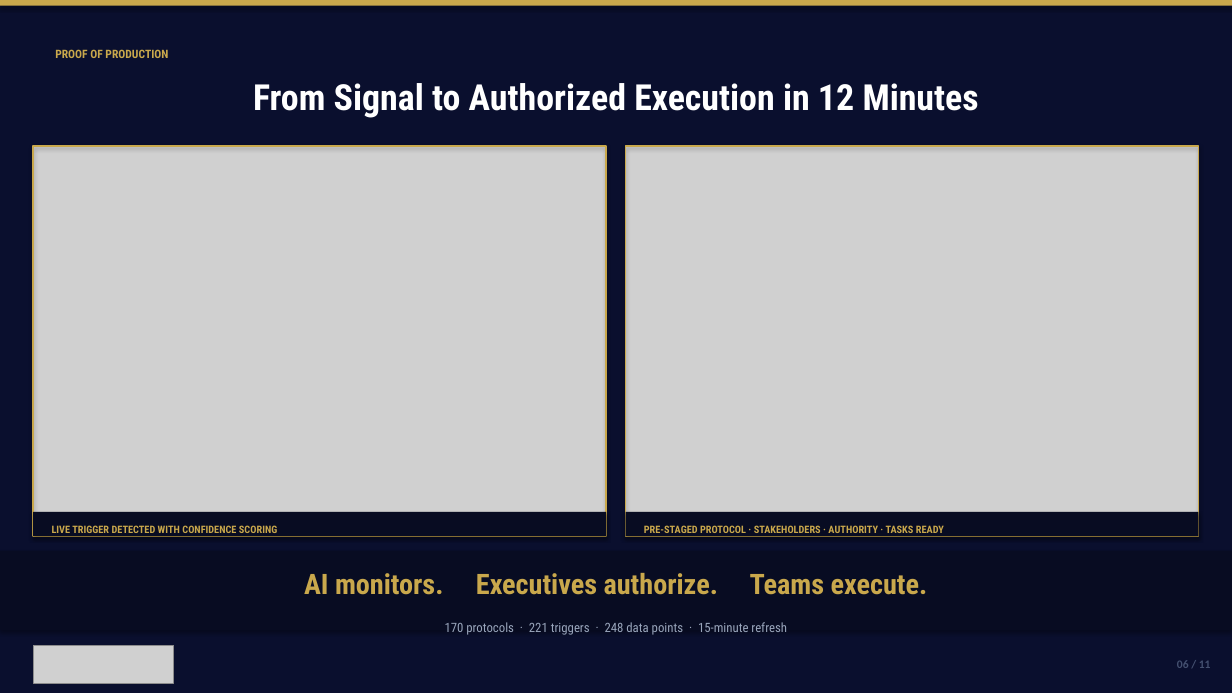
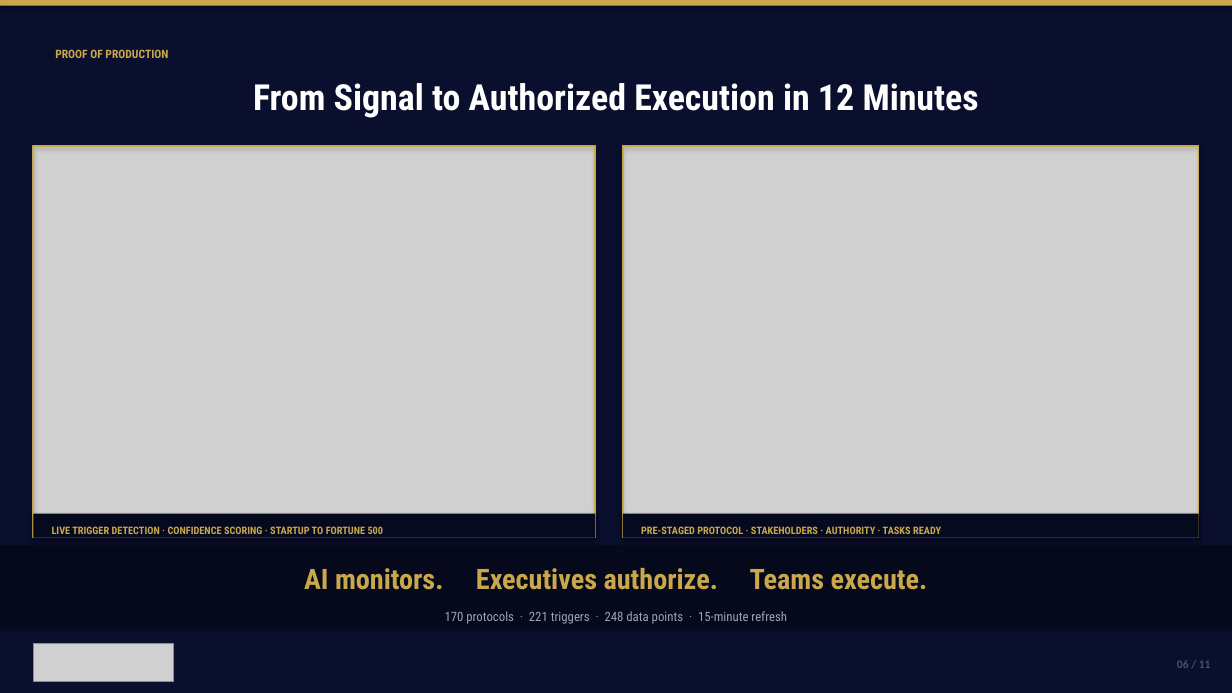
Before and after one commit to mbrunke18/CodePlatform1, a slide deck: slide 6 of attached_assets/VaughnMartin-Investor-Pitch-Deck-v10.pptx. Drawn at 1232x693 pixels with LibreOffice and Linux fonts; fonts in the diff are those of the drawing; grey boxes stand for pictures. Boxes give left, top, right and bottom in pixels: in the first picture for what was removed or moved away, otherwise in the second. Text is boxed around its words. In the diff, an @@ line names an element or a change of style, - is before the commit and + after.

```diff
--- a/attached_assets/VaughnMartin-Investor-Pitch-Deck-v10.pptx
+++ b/attached_assets/VaughnMartin-Investor-Pitch-Deck-v10.pptx
@@ picture: place and size @@
-picture at (33, 146, 606, 536)
+picture at (33, 146, 595, 538)
@@ rectangle: place and size @@
-rectangle at (33, 146, 606, 536)
+rectangle at (33, 146, 595, 538)
@@ rectangle at (33, 514, 595, 538): fill #080C22 to #060A1E @@
@@ rectangle: place and size @@
-rectangle at (33, 512, 606, 536)
+rectangle at (33, 514, 595, 538)
@@ text at (52, 526, 384, 538): text changed @@
-LIVE TRIGGER DETECTED WITH CONFIDENCE SCORING
+LIVE TRIGGER DETECTION · CONFIDENCE SCORING · STARTUP TO FORTUNE 500
@@ rectangle at (623, 514, 1199, 538): fill #080C22 to #060A1E @@
@@ rectangle: place and size @@
-rectangle at (0, 551, 1232, 630)
+rectangle at (0, 545, 1232, 628)
@@ rectangle at (0, 545, 1232, 628): fill #080C22 to #06081C @@
@@ text "AI monitors. Executives authorize. Teams ...": place and size @@
-text "AI monitors. Executives authorize. Teams ..." at (304, 573, 928, 595)
+text "AI monitors. Executives authorize. Teams ..." at (304, 568, 928, 590)
@@ text "170 protocols · 221 triggers ...": place and size @@
-text "170 protocols · 221 triggers ..." at (445, 622, 787, 635)
+text "170 protocols · 221 triggers ..." at (445, 611, 787, 624)
```
Also in this commit, not shown: 10 other slides changed, 3 other files.
